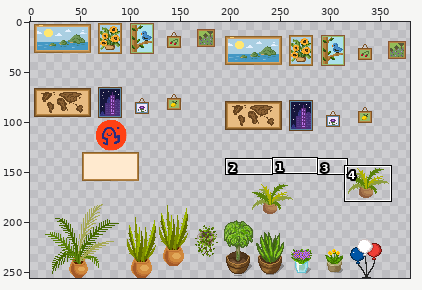
Sprite sheet, stored at tilesets/WA_Decoration.png. The picture above shows the old version from afar; the outline marks the close-up.
Close-up. Before the edit:
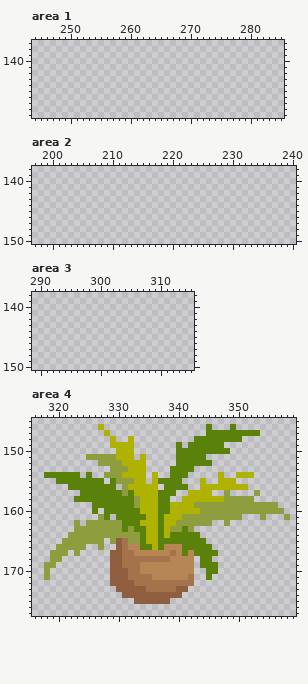
The file is 384x256 pixels. Pixels under 10% opacity are left out. Colours within 5 levels of each other are drawn and written as one. Shown: area 1: x 244..285, y 137..149; area 2: x 197..240, y 138..150; area 3: x 289..315, y 138..150; area 4: x 316..359, y 145..177. The wide view leaves out empty margins. The commit also changed other parts of the picture, which this record leaves out.
Now the later version:
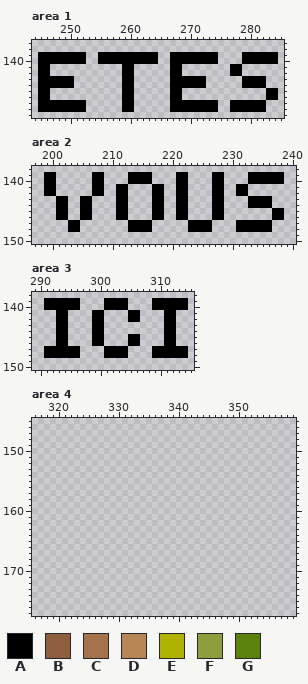
Palette (. is transparent): A #000000  B #8e5e3e  C #a5734b  D #b68755  E #afb200  F #8e9e3f  G #5a810a
Difference:
Area 1:
y 139..140: x 245..252 ........ -> AAAAAAAA; x 255..264 .......... -> AAAAAAAAAA; x 267..274 ........ -> AAAAAAAA; x 279..284 ...... -> AAAAAA
y 141..142: x 245..246 .. -> AA; x 259..260 .. -> AA; x 267..268 .. -> AA; x 277..278 .. -> AA
y 143..144: x 245..250 ...... -> AAAAAA; x 259..260 .. -> AA; x 267..272 ...... -> AAAAAA; x 279..282 .... -> AAAA
y 145..146: x 245..246 .. -> AA; x 259..260 .. -> AA; x 267..268 .. -> AA; x 283..284 .. -> AA
y 147..148: x 245..252 ........ -> AAAAAAAA; x 259..260 .. -> AA; x 267..274 ........ -> AAAAAAAA; x 277..282 ...... -> AAAAAA
Area 2:
y 139..140: x 199..200 .. -> AA; x 207..208 .. -> AA; x 213..216 .... -> AAAA; x 221..222 .. -> AA; x 227..228 .. -> AA; x 233..238 ...... -> AAAAAA
y 141..142: x 199..200 .. -> AA; x 207..208 .. -> AA; x 211..212 .. -> AA; x 217..218 .. -> AA; x 221..222 .. -> AA; x 227..228 .. -> AA; x 231..232 .. -> AA
y 143..144: x 201..202 .. -> AA; x 205..206 .. -> AA; x 211..212 .. -> AA; x 217..218 .. -> AA; x 221..222 .. -> AA; x 227..228 .. -> AA; x 233..236 .... -> AAAA
y 145..146: x 201..202 .. -> AA; x 205..206 .. -> AA; x 211..212 .. -> AA; x 217..218 .. -> AA; x 221..222 .. -> AA; x 227..228 .. -> AA; x 237..238 .. -> AA
y 147..148: x 203..204 .. -> AA; x 213..216 .... -> AAAA; x 223..226 .... -> AAAA; x 231..236 ...... -> AAAAAA
Area 3:
y 139..140: x 291..296 ...... -> AAAAAA; x 301..304 .... -> AAAA; x 309..314 ...... -> AAAAAA
y 141..142: x 293..294 .. -> AA; x 299..300 .. -> AA; x 305..306 .. -> AA; x 311..312 .. -> AA
y 143..144: x 293..294 .. -> AA; x 299..300 .. -> AA; x 311..312 .. -> AA
y 145..146: x 293..294 .. -> AA; x 299..300 .. -> AA; x 305..306 .. -> AA; x 311..312 .. -> AA
y 147..148: x 291..296 ...... -> AAAAAA; x 301..304 .... -> AAAA; x 309..314 ...... -> AAAAAA
Area 4:
y 146: x 327 E -> .; x 345 G -> .; x 349 G -> .
y 147: x 328 E -> .; x 345..353 GGGGGGGGG -> .........
y 148: x 329 E -> .; x 332 E -> .; x 343..350 GGGGGGGG -> ........
y 149: x 329..332 EEEE -> ....; x 340 G -> .; x 342..347 GGGGGG -> ......
y 150: x 330..332 EEE -> ...; x 340..348 GGGGGGGGG -> .........
y 151: x 325..332 FFFFFEEE -> ........; x 334 E -> .; x 340..344 GGGGG -> .....
y 152: x 327..334 FFFFEEEE -> ........; x 340..345 GGGGGG -> ......
y 153: x 329..334 FFFEEE -> ......; x 339..342 GGGG -> ....
y 154: x 318..323 GGGGGG -> ......; x 325 G -> .; x 328..334 FFFEEEE -> .......; x 336 E -> .; x 339..341 GGG -> ...; x 347 E -> .; x 350..352 EEE -> ...
y 155: x 320..327 GGGGGGGG -> ........; x 329..334 GFFFEE -> ......; x 336..340 EGGGG -> .....; x 344 E -> .; x 347..349 EEE -> ...
y 156: x 322..329 GGGGGGGG -> ........; x 331..336 FEEEEE -> ......; x 338..341 GGGG -> ....; x 344..351 EEEEEEEE -> ........
y 157: x 324..339 GGGGGGGFGEEEEGGG -> ................; x 342..345 EEEE -> ....; x 348 F -> .; x 353 F -> .
y 158: x 323..338 GGGGGGGGGGFEEEGG -> ................; x 341..352 EEEEEEEFFFFF -> ............
y 159: x 326..356 GGGGGGGFEEEGGEEEEFFFFFFFFFFFFFF -> ...............................
y 160: x 326 G -> .; x 328..357 GGGGGGEEEGGEEEEEFFFFFFFFFFFFFF -> ..............................
y 161: x 327..328 FG -> ..; x 330..350 GGGGGEEGEEEFFFFFFFFFF -> .....................; x 354 F -> .; x 358 F -> .
y 162: x 323 F -> .; x 325..345 FFFFFFGGGEEEGEEFFFFFF -> .....................; x 348 F -> .
y 163: x 323..342 FFFFFFFFGFGGEEGEFFGF -> ....................
y 164: x 322..343 FFFFFFFFFFFFGEEGEGGGGG -> ......................
y 165: x 321..327 FFFFFFF -> .......; x 329..344 FBCFFGEEGGGGGGGG -> ................
y 166: x 320..324 FFFFF -> .....; x 327 F -> .; x 330..345 BCDDGGEGDDDGGGGG -> ................
y 167: x 319..321 FFF -> ...; x 323 F -> .; x 329..346 BBCCDDDDDDCDGDGGGG -> ..................
y 168: x 319..320 FF -> ..; x 329..342 BBCCCCCCCCDDDD -> ..............; x 344..345 GG -> ..
y 169: x 318..319 FF -> ..; x 329..342 BBCCCDDDDDDDDD -> ..............; x 344..346 GGG -> ...
y 170: x 318 F -> .; x 329..342 BBBCCDDDDDDDDD -> ..............; x 345..346 GG -> ..
y 171: x 318 F -> .; x 329..342 BBBCCCCDDDDDDC -> ..............; x 345 G -> .
y 172: x 329..342 BBBBCCCCCCCCCC -> ..............
y 173: x 330..341 BBBBBCCCCCBB -> ............
y 174: x 331..340 BBBBBBBBBB -> ..........
y 175: x 333..338 BBBBBB -> ......
